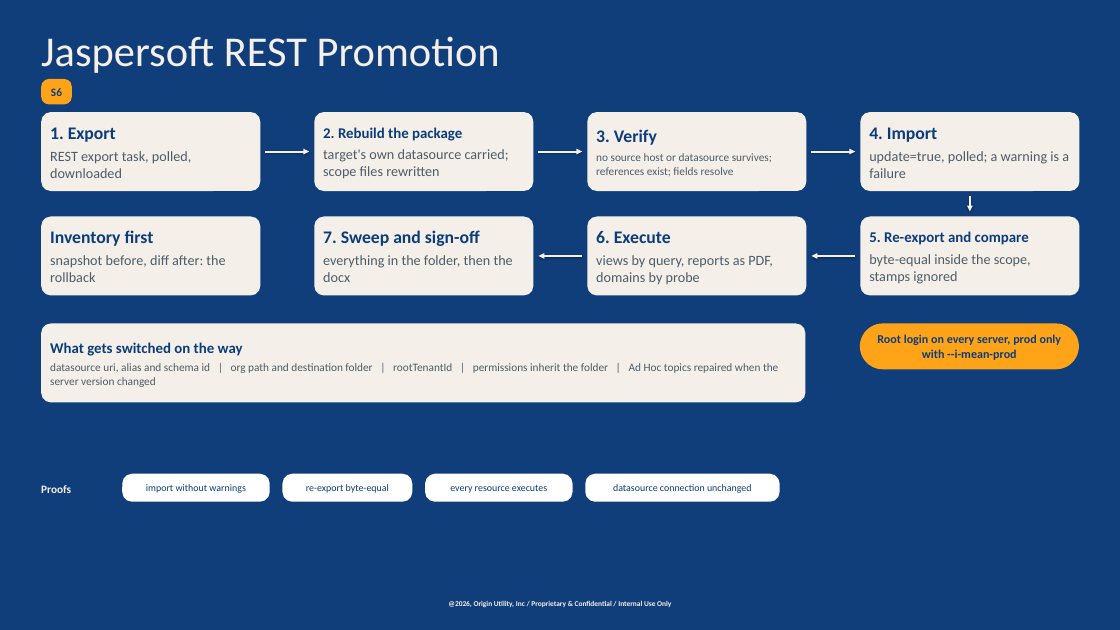
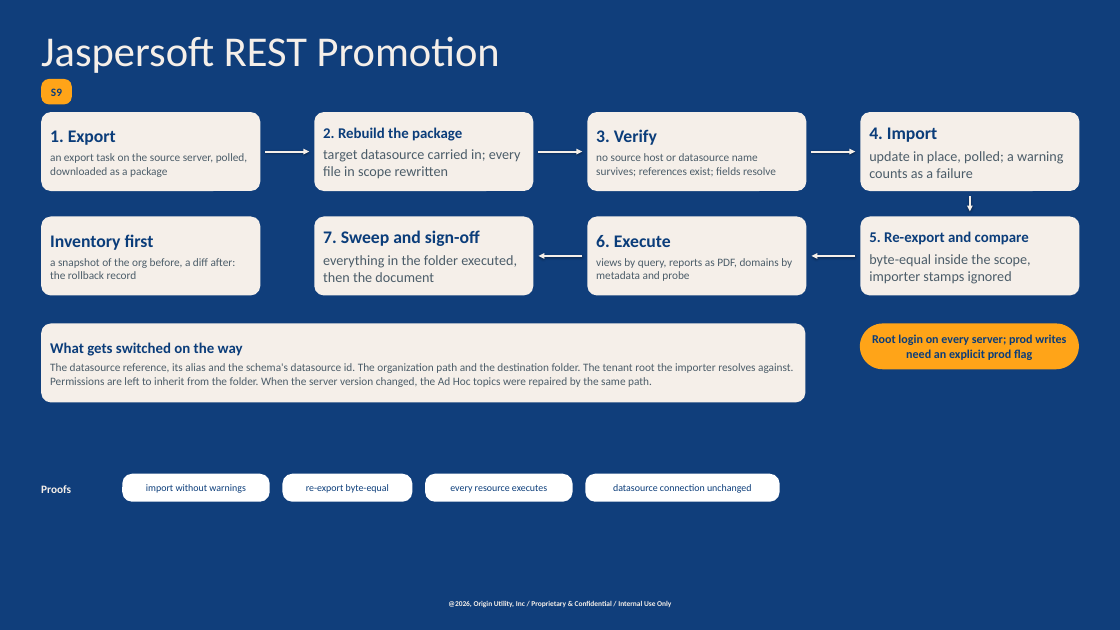
Before and after one commit to chasepowers59/OriginBA, a slide deck: slide 10 of jaspersoft/docs/OriginBA_Automated_Deployment.pptx (slide 7 before the commit). Drawn at 1120x630 pixels with LibreOffice and Linux fonts; fonts in the diff are those of the drawing; background and template pictures are left out; a plain dark background stands for a picture behind light text. Boxes give left, top, right and bottom in pixels: in the first picture for what was removed or moved away, otherwise in the second. Text is boxed around its words. In the diff, an @@ line names an element or a change of style, - is before the commit and + after.

```diff
--- a/jaspersoft/docs/OriginBA_Automated_Deployment.pptx
+++ b/jaspersoft/docs/OriginBA_Automated_Deployment.pptx
@@ text in rounded rectangle at [323, 149, 521, 179]: text changed @@
-target's own datasource carried; scope files rewritten
+target datasource carried in; every file in scope rewritten
@@ text in rounded rectangle at [50, 153, 247, 177]: text changed; size 20 to 16 pt @@
-REST export task, polled, downloaded
+an export task on the source server, polled, downloaded as a package
@@ text in rounded rectangle at [596, 153, 776, 176]: text changed @@
-no source host or datasource survives; references exist; fields resolve
+no source host or datasource name survives; references exist; fields resolve
@@ text in rounded rectangle at [869, 151, 1063, 178]: text changed @@
-update=true, polled; a warning is a failure
+update in place, polled; a warning counts as a failure
@@ text in rounded rectangle at [50, 258, 236, 279]: text changed; size 20 to 16 pt @@
-snapshot before, diff after: the rollback
+a snapshot of the org before, a diff after: the rollback record
@@ text in rounded rectangle at [323, 255, 517, 282]: text changed @@
-everything in the folder, then the docx
+everything in the folder executed, then the document
@@ text in rounded rectangle at [596, 258, 792, 281]: text changed; size 20 to 16 pt @@
-views by query, reports as PDF, domains by probe
+views by query, reports as PDF, domains by metadata and probe
@@ text in rounded rectangle at [869, 254, 1031, 284]: text changed @@
-byte-equal inside the scope, stamps ignored
+byte-equal inside the scope, importer stamps ignored
@@ text in rounded rectangle at [872, 334, 1066, 360]: text changed @@
-Root login on every server, prod only with --i-mean-prod
+Root login on every server; prod writes need an explicit prod flag
@@ text in rounded rectangle at [50, 363, 793, 387]: text changed @@
-datasource uri, alias and schema id | org path and destination folder | rootTenantId | permissions inherit the folder | Ad Hoc topics repaired when the server version changed
+The datasource reference, its alias and the schema's datasource id. The organization path and the destination folder. The tenant root the importer resolves against. Permissions are left to inherit from the folder. When the server version changed, the Ad Hoc topics were repaired by the same path.
```
Also in this commit, not shown: 9 other slides changed, 6 slides added, 2 slides removed, 4 other files.
